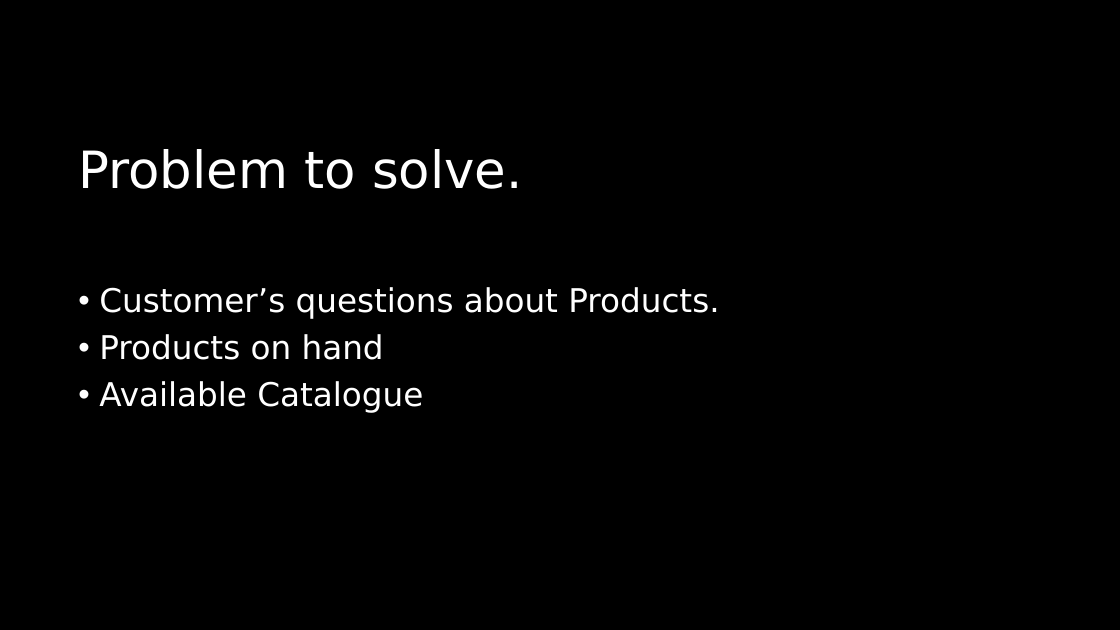
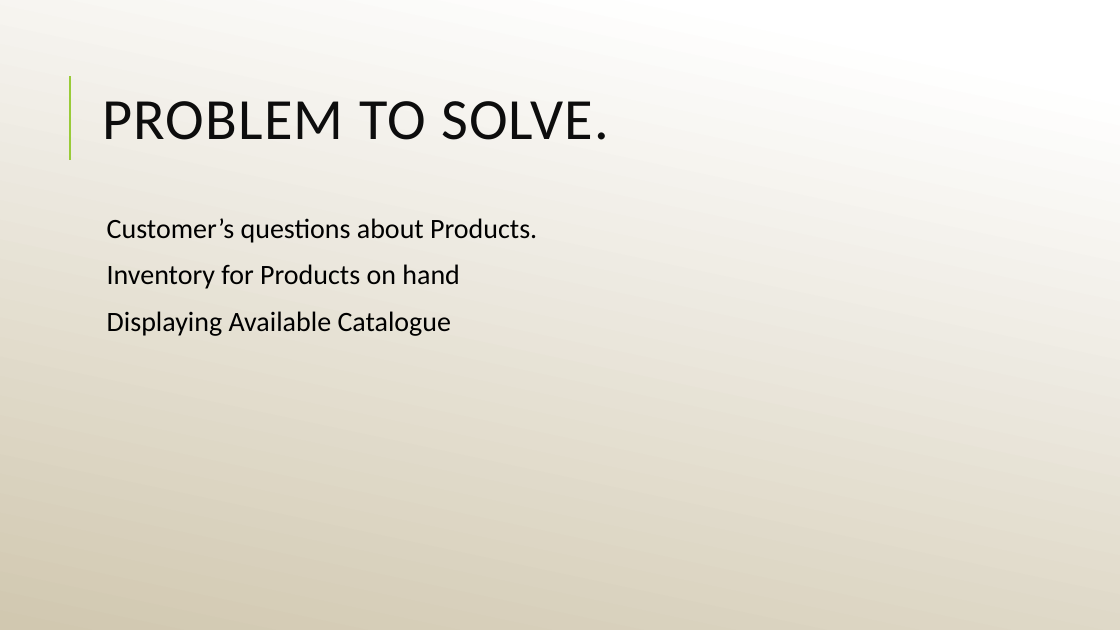
Before and after one commit to S-Apulu3008/CapstoneProject, a slide deck: slide 2 of PitchPresentation/PitchPresentation.pptx. Drawn at 1120x630 pixels with LibreOffice and Linux fonts; fonts in the diff are those of the drawing. Boxes give left, top, right and bottom in pixels: in the first picture for what was removed or moved away, otherwise in the second. Text is boxed around its words. In the diff, an @@ line names an element or a change of style, - is before the commit and + after.

Commit message:
Update PitchPresentation.pptx
work in progress

```diff
--- a/PitchPresentation/PitchPresentation.pptx
+++ b/PitchPresentation/PitchPresentation.pptx
@@ background #000000 to gradient #FFFFFF to #D1C8B1 @@
@@ title "PROBLEM TO SOLVE." at <box>102,101,609,140</box>: vertical alignment top to middle @@
@@ line added from (70, 160) to (70, 76), #99CB38 1.5 pt @@
@@ title at <box>102,101,609,140</box>: text changed; size 44 to 50 pt; font DejaVu Sans to Calibri; text colour #FFFFFF to #0D0D0D @@
-Problem to solve.
+PROBLEM TO SOLVE.
@@ text "Customer’s questions about Products.": place and size @@
-text "Customer’s questions about Products." at <box>99,287,719,413</box>
+text "Customer’s questions about Products." at <box>107,218,537,336</box>
@@ text at <box>107,218,537,243</box>: size 28 to 24 pt, font DejaVu Sans to Calibri, text colour #FFFFFF to #000000 in "Customer’s questions about Products."; bullet • to  ; more space between paragraphs @@
@@ text at <box>107,264,460,336</box>: text changed; size 28 to 24 pt; font DejaVu Sans to Calibri; text colour #FFFFFF to #000000 @@
-• Products on hand
-• Available Catalogue
+  Inventory for Products on hand
+  Displaying Available Catalogue
```
Also in this commit, not shown: 7 other slides changed, 1 slide added, 1 slide removed.
